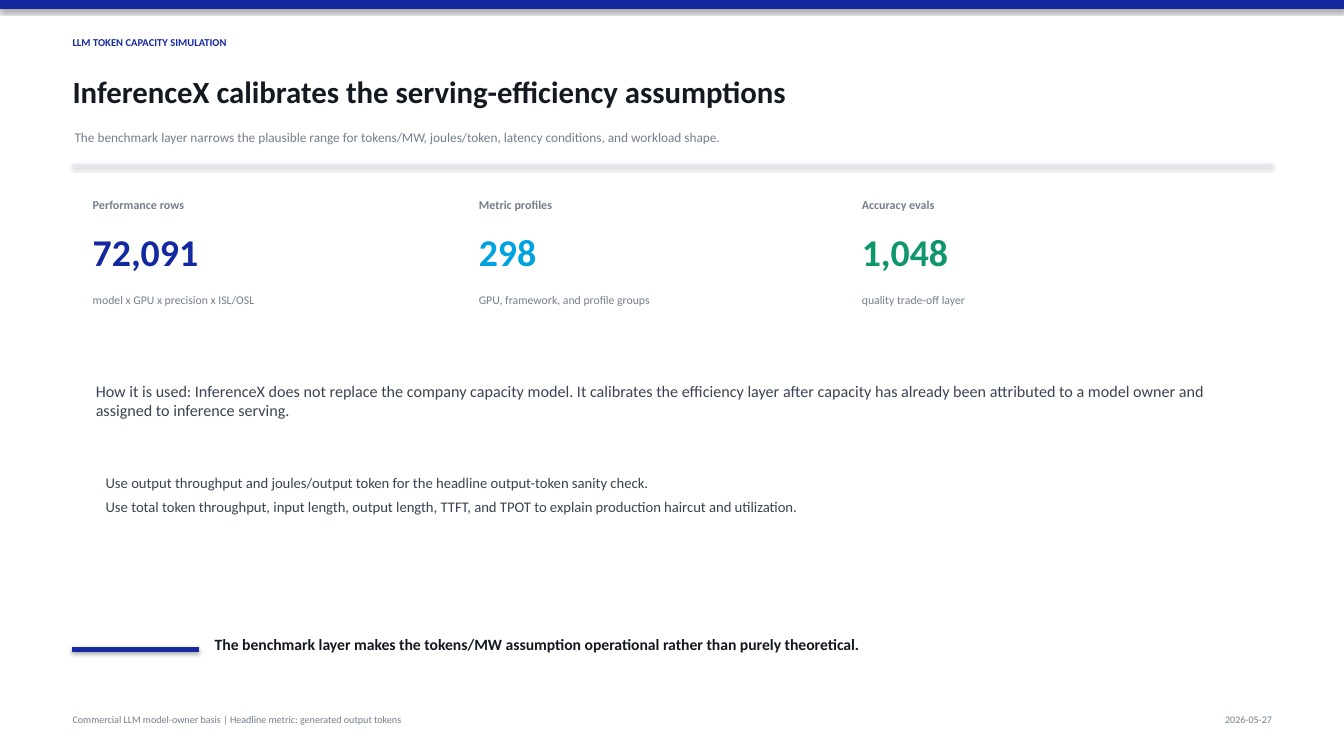
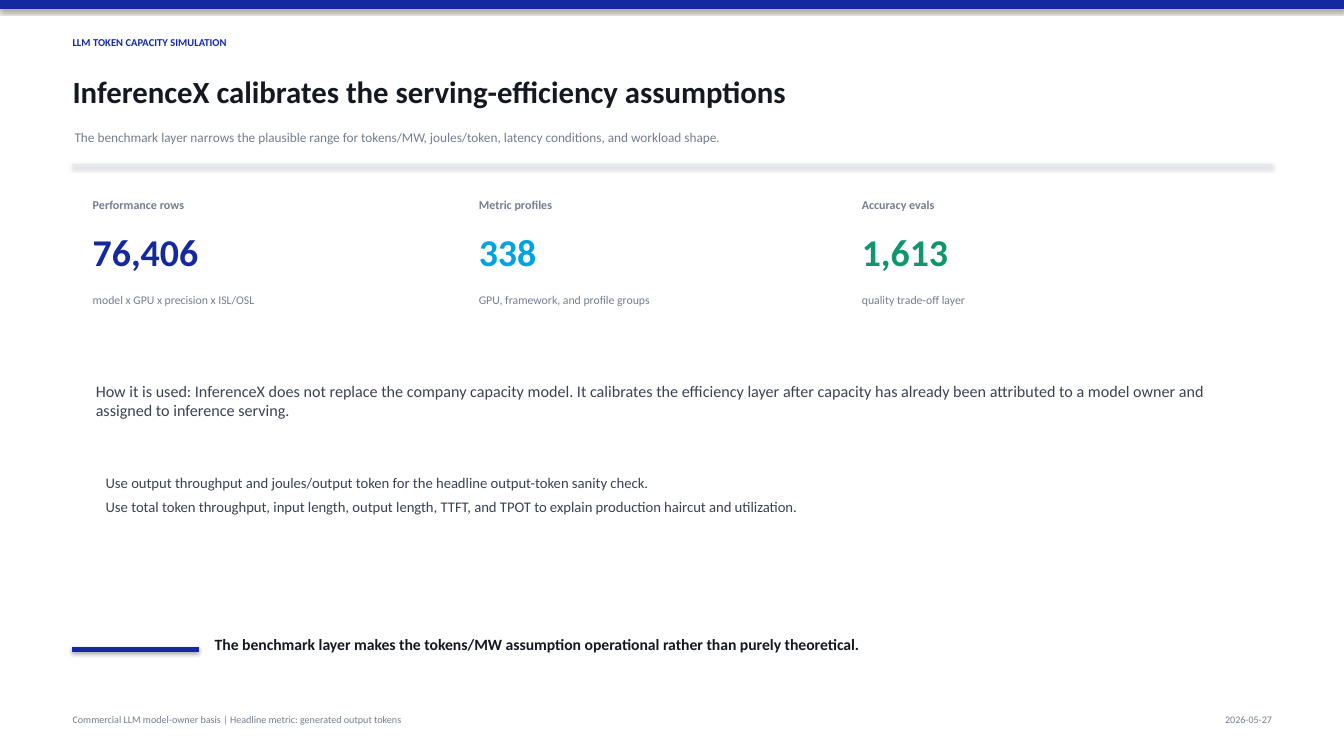
Before and after one commit to abcd00ou/Codex, a slide deck: slide 8 of llm_token_capacity_project/outputs/reports/llm_token_capacity_samsung_style_en_2026_2030.pptx. Drawn at 1344x756 pixels with LibreOffice and Linux fonts; fonts in the diff are those of the drawing. Boxes give left, top, right and bottom in pixels: in the first picture for what was removed or moved away, otherwise in the second. Text is boxed around its words. In the diff, an @@ line names an element or a change of style, - is before the commit and + after.

```diff
--- a/llm_token_capacity_project/outputs/reports/llm_token_capacity_samsung_style_en_2026_2030.pptx
+++ b/llm_token_capacity_project/outputs/reports/llm_token_capacity_samsung_style_en_2026_2030.pptx
@@ text at (93,240,198,271): text changed @@
-72,091
+76,406
@@ text at (479,240,536,267): text changed @@
-298
+338
@@ text at (862,240,948,271): text changed @@
-1,048
+1,613
```
Also in this commit, not shown: 4 other slides changed, 36 other files.
